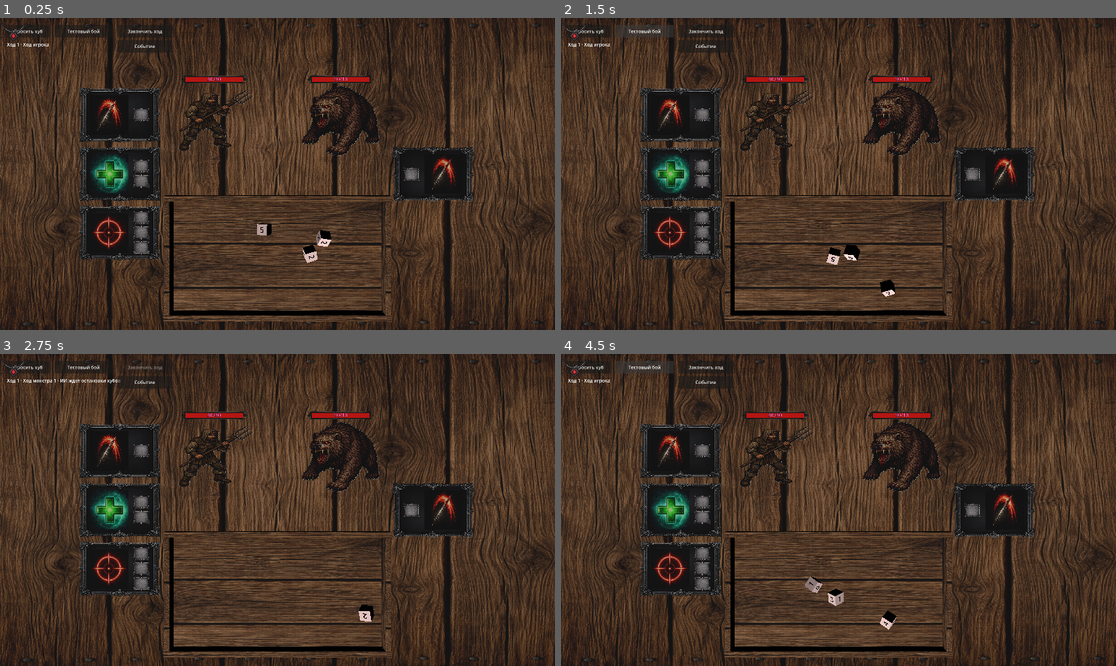
Above: before the commit, frames 1-4 (two rows, left to right).
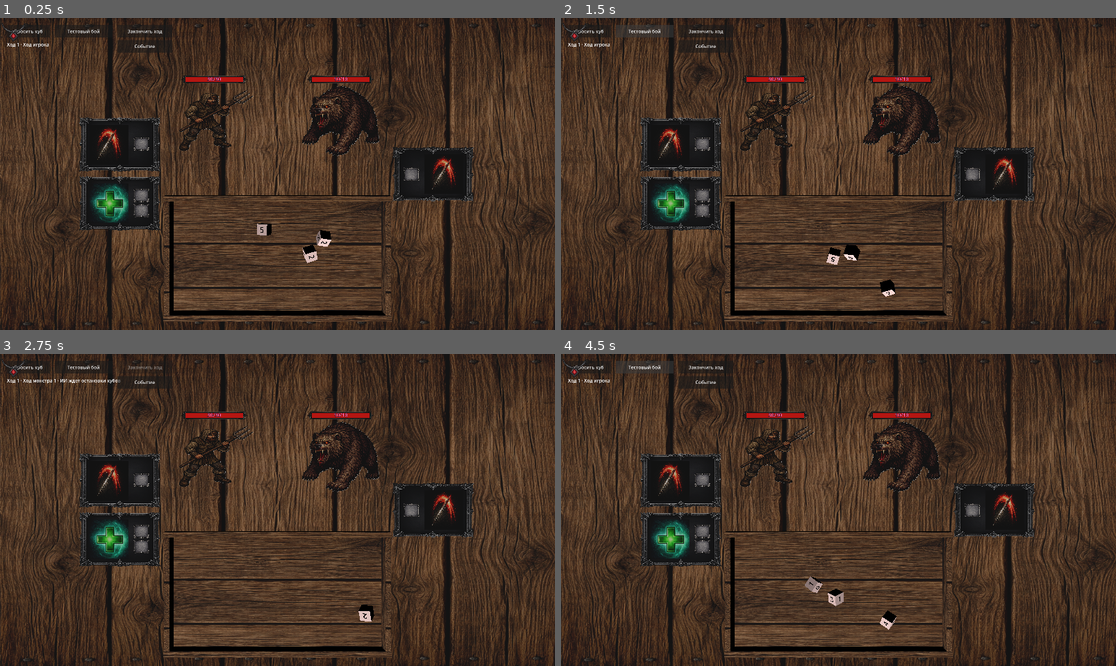
Above: after the commit, the same moments.

Repository: olegbogai-web/dicegame
Game: Godot game, scene res://scenes/new_battle_table.tscn
Same seed, same stepped clock (60 frames per second), same inputs: the game is played once before the commit and once after it. This scene is started directly instead of the project's main scene.
Inputs:
- Up to frame 1 (0.25 s): no input
- Up to frame 2 (1.5 s): click "Бросить куб" at 0.5 s; click "Тестовый бой" at 1.25 s
- Up to frame 3 (2.75 s): click "Закончить ход" at 2 s
- Up to frame 4 (4.5 s): click "Событие" at 2.75 s; click "Бросить куб" at 3.5 s; click "Тестовый бой" at 4.25 s

The runs differ from the first frame. In frame 1, 5.1% of the frame differs, in the area x 14-29%, y 22-78%; in frame 2, 5.1%; in frame 3, 5.1%; in frame 4, 5.1%.

Commit message:
Revert "Add Strengthening ability and integrate into player base loadout"

Diff:
--- a/content/abilities/definitions/strengthening.tres
+++ /dev/null
@@ -1,66 +0,0 @@
-[gd_resource type="Resource" script_class="AbilityDefinition" format=3]
-
-[ext_resource type="Script" uid="uid://hkq3wkhbbh1u" path="res://content/abilities/resources/ability_definition.gd" id="1_ability"]
-[ext_resource type="Script" uid="uid://lfpdg732cjt" path="res://content/abilities/resources/ability_condition.gd" id="2_condition"]
-[ext_resource type="Script" uid="uid://cijja5c0f6ibw" path="res://content/abilities/resources/ability_cost.gd" id="3_cost"]
-[ext_resource type="Script" uid="uid://vqakigfsnb18" path="res://content/abilities/resources/ability_dice_condition.gd" id="4_dice_condition"]
-[ext_resource type="Script" uid="uid://c2t7x3op44t3s" path="res://content/abilities/resources/ability_target_rule.gd" id="5_target_rule"]
-[ext_resource type="Script" uid="uid://drneiu6png0u3" path="res://content/abilities/resources/ability_effect_definition.gd" id="6_effect"]
-[ext_resource type="Texture2D" path="res://assets/ability/strengthening.png" id="7_icon"]
-[ext_resource type="Resource" path="res://content/statuses/definitions/strength.tres" id="8_strength_status"]
-
-[sub_resource type="Resource" id="AbilityDiceCondition_pay"]
-script = ExtResource("4_dice_condition")
-required_count = 3
-required_tags = PackedStringArray()
-forbidden_tags = PackedStringArray()
-accepted_face_ids = PackedStringArray()
-consume_order = PackedStringArray()
-
-[sub_resource type="Resource" id="AbilityCost_main"]
-script = ExtResource("3_cost")
-dice_conditions = Array[ExtResource("4_dice_condition")]([SubResource("AbilityDiceCondition_pay")])
-
-[sub_resource type="Resource" id="AbilityCondition_total_nine"]
-script = ExtResource("2_condition")
-condition_id = "selected_dice_total_nine"
-predicate = &"selected_dice_total_equals"
-parameters = {
-"max_dice_count": 3,
-"min_dice_count": 1,
-"total": 9
-}
-
-[sub_resource type="Resource" id="AbilityEffect_apply_strength"]
-script = ExtResource("6_effect")
-effect_id = "strengthening_apply_strength"
-effect_type = &"apply_status"
-dice_query_tags = PackedStringArray()
-parameters = {
-"stacks": 2,
-"status_definition": ExtResource("8_strength_status")
-}
-
-[sub_resource type="Resource" id="AbilityTargetRule_self"]
-script = ExtResource("5_target_rule")
-side = 3
-selection = 0
-min_targets = 0
-max_targets = 0
-allow_self = true
-required_tags = PackedStringArray()
-forbidden_tags = PackedStringArray()
-
-[resource]
-script = ExtResource("1_ability")
-ability_id = "strengthening"
-display_name = "Усиление"
-description = "Требует сумму значений выбранных кубов 9 (до 3 кубов). Накладывает Сила +2."
-icon = ExtResource("7_icon")
-tags = PackedStringArray("support", "buff", "strength")
-owner_scope = 0
-cost = SubResource("AbilityCost_main")
-target_rule = SubResource("AbilityTargetRule_self")
-use_conditions = Array[ExtResource("2_condition")]([SubResource("AbilityCondition_total_nine")])
-effects = Array[ExtResource("6_effect")]([SubResource("AbilityEffect_apply_strength")])
-follow_up_ability_ids = PackedStringArray()
--- a/content/combat/runtime/battle_ability_runtime.gd
+++ b/content/combat/runtime/battle_ability_runtime.gd
@@ -26,8 +26,7 @@
 		return false
 	if ability.cost == null or not ability.cost.requires_dice():
 		return true
-	var collected_dice := collect_dice_for_ability(ability, dice_list, require_stopped)
-	return collected_dice.size() >= get_required_dice_count(ability) and are_use_conditions_satisfied(ability, collected_dice)
+	return collect_dice_for_ability(ability, dice_list, require_stopped).size() >= get_required_dice_count(ability)
 
 
 static func can_use_any_ability(
@@ -75,37 +74,6 @@
 			available_dice.erase(matched_dice_item)
 			selected.append(matched_dice_item)
 	return selected
-
-
-static func are_use_conditions_satisfied(ability: AbilityDefinition, selected_dice: Array[Dice]) -> bool:
-	if ability == null:
-		return false
-	for condition in ability.use_conditions:
-		if condition == null:
-			continue
-		if condition.predicate == &"selected_die_top_face_parity":
-			if selected_dice.is_empty():
-				return false
-			var parity := String(condition.parameters.get("parity", ""))
-			var top_face_value := selected_dice[0].get_top_face_value()
-			if parity == "even" and top_face_value % 2 != 0:
-				return false
-			if parity == "odd" and top_face_value % 2 == 0:
-				return false
-		elif condition.predicate == &"selected_dice_total_equals":
-			var min_dice_count := maxi(int(condition.parameters.get("min_dice_count", 1)), 0)
-			var max_dice_count := maxi(int(condition.parameters.get("max_dice_count", selected_dice.size())), 0)
-			if selected_dice.size() < min_dice_count or selected_dice.size() > max_dice_count:
-				return false
-			var required_total := int(condition.parameters.get("total", 0))
-			var current_total := 0
-			for dice in selected_dice:
-				if dice == null or not is_instance_valid(dice):
-					return false
-				current_total += maxi(dice.get_top_face_value(), 0)
-			if current_total != required_total:
-				return false
-	return true
 
 
 static func filter_ready_dice(dice_list: Array[Dice], require_stopped: bool = false) -> Array[Dice]:
@@ -138,7 +106,7 @@
 	for forbidden_tag in dice_condition.forbidden_tags:
 		if dice_tags.has(forbidden_tag):
 			return false
-	return _satisfies_selected_die_use_conditions(dice, ability)
+	return _satisfies_ability_use_conditions(dice, ability)
 
 
 static func is_die_fully_stopped(dice: Dice) -> bool:
@@ -220,18 +188,17 @@
 	return selected if selected.size() >= required_count else []
 
 
-static func _satisfies_selected_die_use_conditions(dice: Dice, ability: AbilityDefinition) -> bool:
+static func _satisfies_ability_use_conditions(dice: Dice, ability: AbilityDefinition) -> bool:
 	if dice == null or ability == null:
 		return false
 	for condition in ability.use_conditions:
 		if condition == null:
 			continue
-		if condition.predicate != &"selected_die_top_face_parity":
-			continue
-		var parity := String(condition.parameters.get("parity", ""))
-		var top_face_value := dice.get_top_face_value()
-		if parity == "even" and top_face_value % 2 != 0:
-			return false
-		if parity == "odd" and top_face_value % 2 == 0:
-			return false
+		if condition.predicate == &"selected_die_top_face_parity":
+			var parity := String(condition.parameters.get("parity", ""))
+			var top_face_value := dice.get_top_face_value()
+			if parity == "even" and top_face_value % 2 != 0:
+				return false
+			if parity == "odd" and top_face_value % 2 == 0:
+				return false
 	return true
--- a/content/combat/runtime/battle_effect_runtime.gd
+++ b/content/combat/runtime/battle_effect_runtime.gd
@@ -4,7 +4,6 @@
 const BattleTurnRuntime = preload("res://content/combat/runtime/battle_turn_runtime.gd")
 const Dice = preload("res://content/dice/dice.gd")
 const StatusRuntime = preload("res://content/statuses/runtime/status_runtime.gd")
-const BattleAbilityRuntime = preload("res://content/combat/runtime/battle_ability_runtime.gd")
 
 
 static func activate_current_turn_ability(battle_room, ability: AbilityDefinition, target_descriptor: Dictionary) -> Dictionary:
@@ -20,13 +19,6 @@
 	for raw_dice in target_descriptor.get("consumed_dice", []):
 		if raw_dice is Dice:
 			consumed_dice.append(raw_dice as Dice)
-
-	if not BattleAbilityRuntime.are_use_conditions_satisfied(ability, consumed_dice):
-		return {
-			"success": false,
-			"affected_targets": [],
-			"battle_finished": BattleTurnRuntime.is_battle_over(battle_room),
-		}
 
 	var source_descriptor := _resolve_current_turn_source_descriptor(battle_room)
 	StatusRuntime.trigger_event(StatusRuntime.build_event_context(
--- a/content/entities/player.gd
+++ b/content/entities/player.gd
@@ -47,7 +47,7 @@
 	runtime_cube_global_map = base_stat.get_resolved_base_cube_global_map().duplicate(true)
 	runtime_reward_cube = base_stat.get_resolved_base_reward_cube().duplicate(true)
 	runtime_money_cube = base_stat.get_resolved_base_money_cube().duplicate(true)
-	ability_loadout = base_stat.get_resolved_starting_abilities().duplicate()
+	ability_loadout = base_stat.starting_abilities.duplicate()
 	artifacts_runtime.clear()
 	run_flags.clear()
 
--- a/content/entities/player_base_stat.gd
+++ b/content/entities/player_base_stat.gd
@@ -15,9 +15,6 @@
 const MONEY_DICE_SKIN := preload("res://assets/dice_edges/money_dice_skin.png")
 const DiceDefinitionScript = preload("res://content/dice/resources/dice_definition.gd")
 const DiceFaceDefinitionScript = preload("res://content/dice/resources/dice_face_definition.gd")
-const STARTING_COMMON_ATTACK_ABILITY := preload("res://content/abilities/definitions/common_attack.tres")
-const STARTING_HEAL_ABILITY := preload("res://content/abilities/definitions/heal.tres")
-const STARTING_STRENGTHENING_ABILITY := preload("res://content/abilities/definitions/strengthening.tres")
 
 @export_category("Identity")
 @export var player_id := ""
@@ -54,7 +51,7 @@
 		return false
 	if get_resolved_base_money_cube() == null:
 		return false
-	for ability_definition in get_resolved_starting_abilities():
+	for ability_definition in starting_abilities:
 		if ability_definition == null or not ability_definition.supports_owner(true):
 			return false
 	for artifact_definition in get_resolved_artifacts_base():
@@ -79,12 +76,6 @@
 	if base_money_cube != null:
 		return base_money_cube
 	return _build_default_money_cube_definition()
-
-
-func get_resolved_starting_abilities() -> Array[AbilityDefinition]:
-	if not starting_abilities.is_empty():
-		return starting_abilities
-	return _build_default_starting_abilities()
 
 
 func get_resolved_artifacts_base() -> Array[ArtifactDefinition]:
@@ -152,14 +143,6 @@
 	return []
 
 
-func _build_default_starting_abilities() -> Array[AbilityDefinition]:
-	return [
-		STARTING_COMMON_ATTACK_ABILITY,
-		STARTING_HEAL_ABILITY,
-		STARTING_STRENGTHENING_ABILITY,
-	]
-
-
 func _build_money_face(value: String) -> DiceFaceDefinition:
 	var face := DiceFaceDefinitionScript.new()
 	face.text_value = value
--- a/content/global_map/runtime/global_map_flow_orchestrator.gd
+++ b/content/global_map/runtime/global_map_flow_orchestrator.gd
@@ -348,6 +348,7 @@
 	var base_stat := PlayerBaseStat.new()
 	base_stat.player_id = "global_map_runtime_player"
 	base_stat.display_name = "GlobalMapRuntimePlayer"
+	base_stat.starting_abilities = []
 	var player := Player.new(base_stat)
 	GlobalMapRuntimeState.save_runtime_player(player)
 	return player
--- a/content/rooms/subclasses/battle_room.gd
+++ b/content/rooms/subclasses/battle_room.gd
@@ -6,7 +6,6 @@
 const TEST_MONSTER_DEFINITION := preload("res://content/monsters/definitions/test_monster.tres")
 const COMMON_ATTACK_ABILITY := preload("res://content/abilities/definitions/common_attack.tres")
 const HEAL_ABILITY := preload("res://content/abilities/definitions/heal.tres")
-const STRENGTHENING_ABILITY := preload("res://content/abilities/definitions/strengthening.tres")
 const BattleAbilityRuntime = preload("res://content/combat/runtime/battle_ability_runtime.gd")
 const BattleTurnRuntime = preload("res://content/combat/runtime/battle_turn_runtime.gd")
 const BattleEffectRuntime = preload("res://content/combat/runtime/battle_effect_runtime.gd")
@@ -449,7 +448,6 @@
 	base_stat.starting_abilities = [
 		COMMON_ATTACK_ABILITY,
 		HEAL_ABILITY,
-		STRENGTHENING_ABILITY,
 	]
 	base_stat.starting_dice = [
 		preload("res://content/resources/base_cube.tres"),
--- a/scenes/battle_table.gd
+++ b/scenes/battle_table.gd
@@ -814,7 +814,6 @@
 	if frame == null:
 		return false
 	var relevant_slot_count := 0
-	var consumed_dice: Array[Dice] = []
 	for slot_state in _player_ability_slot_states:
 		if slot_state.get("frame") != frame:
 			continue
@@ -822,11 +821,7 @@
 		var assigned_dice := _find_dice_for_slot(slot_state, _get_board_dice())
 		if assigned_dice == null or not assigned_dice.is_snapped_to_ability_slot():
 			return false
-		consumed_dice.append(assigned_dice)
-	var has_required_slots := relevant_slot_count > 0 or battle_room_data.get_required_dice_slots(frame_state.get("ability") as AbilityDefinition) == 0
-	if not has_required_slots:
-		return false
-	return BattleAbilityRuntime.are_use_conditions_satisfied(frame_state.get("ability") as AbilityDefinition, consumed_dice)
+	return relevant_slot_count > 0 or battle_room_data.get_required_dice_slots(frame_state.get("ability") as AbilityDefinition) == 0
 
 
 func _collect_ready_dice_for_frame(frame: MeshInstance3D) -> Array[Dice]:
Not shown, changed: docs/ARTIFACT_ARCHITECTURE.md
Not shown, changed: docs/COMBAT_ARCHITECTURE.md
